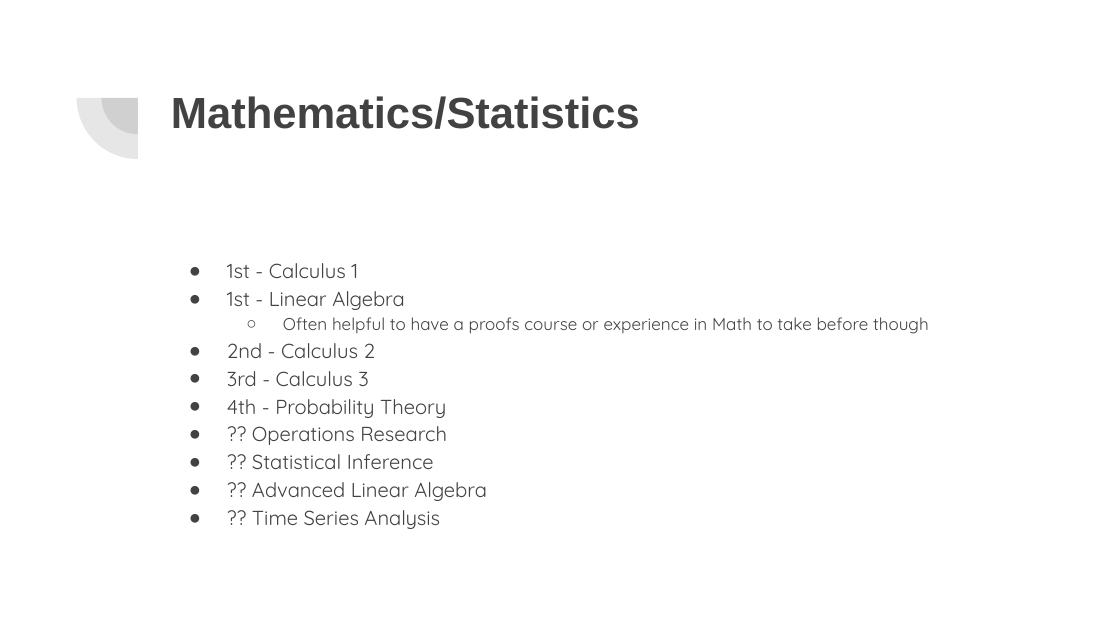
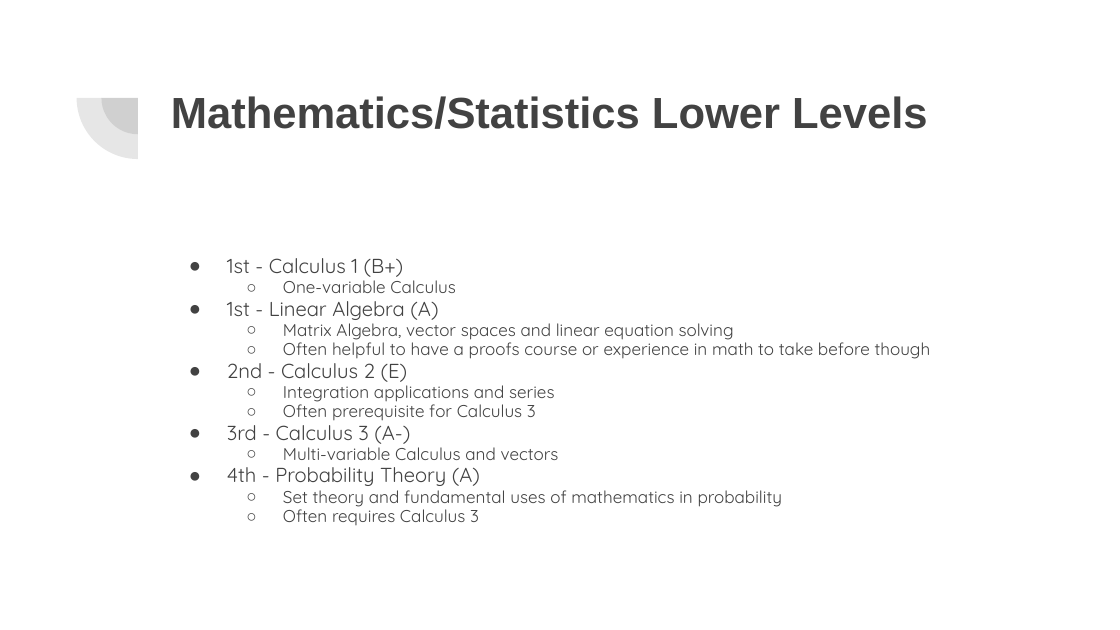
Before and after one commit to NolanSmithSolutions/Course, a slide deck: slide 9 of FutureApps/Your Data Science Future.pptx (slide 8 before the commit). Drawn at 1120x630 pixels with LibreOffice and Linux fonts; fonts in the diff are those of the drawing. Boxes give left, top, right and bottom in pixels: in the first picture for what was removed or moved away, otherwise in the second. Text is boxed around its words. In the diff, an @@ line names an element or a change of style, - is before the commit and + after.

```diff
--- a/FutureApps/Your Data Science Future.pptx
+++ b/FutureApps/Your Data Science Future.pptx
@@ title at box(171, 96, 927, 129): text changed @@
-Mathematics/Statistics
+Mathematics/Statistics Lower Levels
@@ text at box(227, 258, 931, 525): text changed; size 13 to 11 pt @@
-● 1st - Calculus 1
-● 1st - Linear Algebra
-  ○ Often helpful to have a proofs course or experience in Math to take before though
-● 2nd - Calculus 2
-● 3rd - Calculus 3
-● 4th - Probability Theory
-● ?? Operations Research
-● ?? Statistical Inference
-● ?? Advanced Linear Algebra
-● ?? Time Series Analysis
+● 1st - Calculus 1 (B+)
+  ○ One-variable Calculus
+● 1st - Linear Algebra (A)
+  ○ Matrix Algebra, vector spaces and linear equation solving
+  ○ Often helpful to have a proofs course or experience in math to take before though
+● 2nd - Calculus 2 (E)
+  ○ Integration applications and series
+  ○ Often prerequisite for Calculus 3
+● 3rd - Calculus 3 (A-)
+  ○ Multi-variable Calculus and vectors
+● 4th - Probability Theory (A)
+  ○ Set theory and fundamental uses of mathematics in probability
+  ○ Often requires Calculus 3
```
Also in this commit, not shown: 10 other slides changed, 7 slides added, 6 slides removed, 2 other files.
